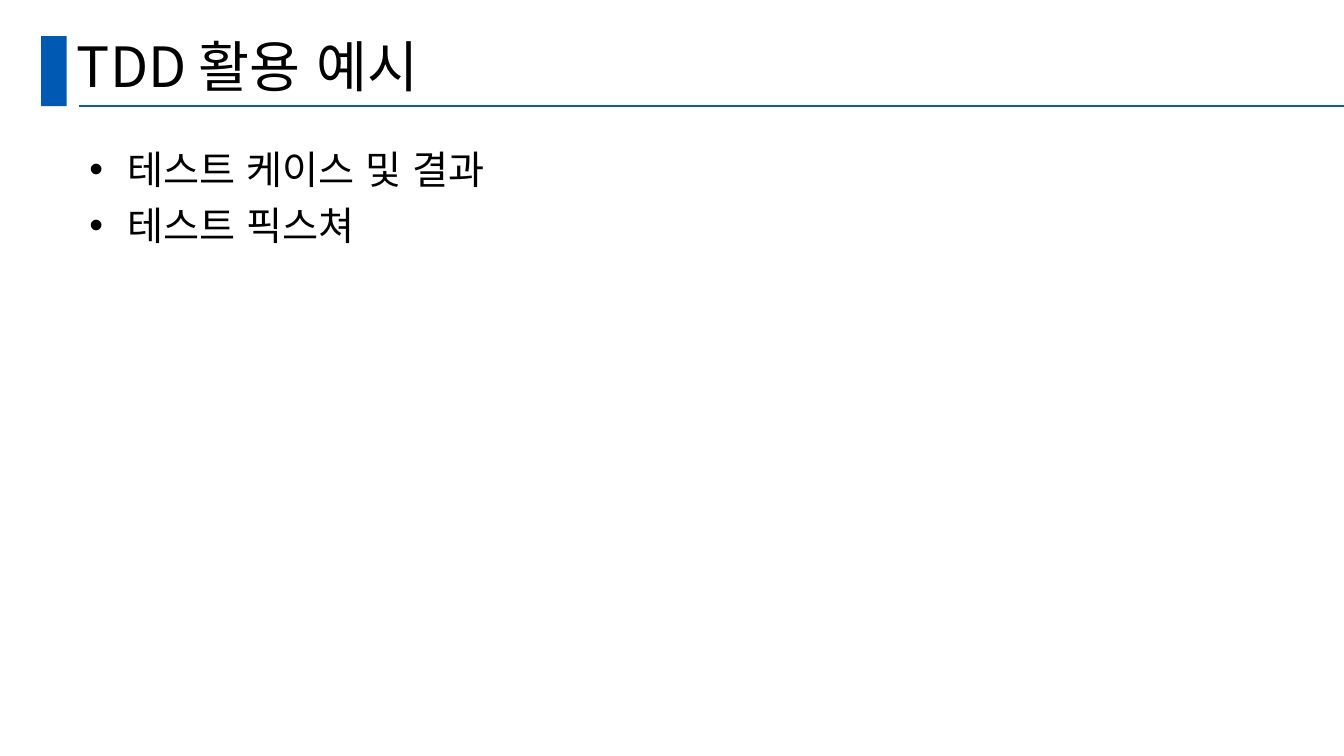
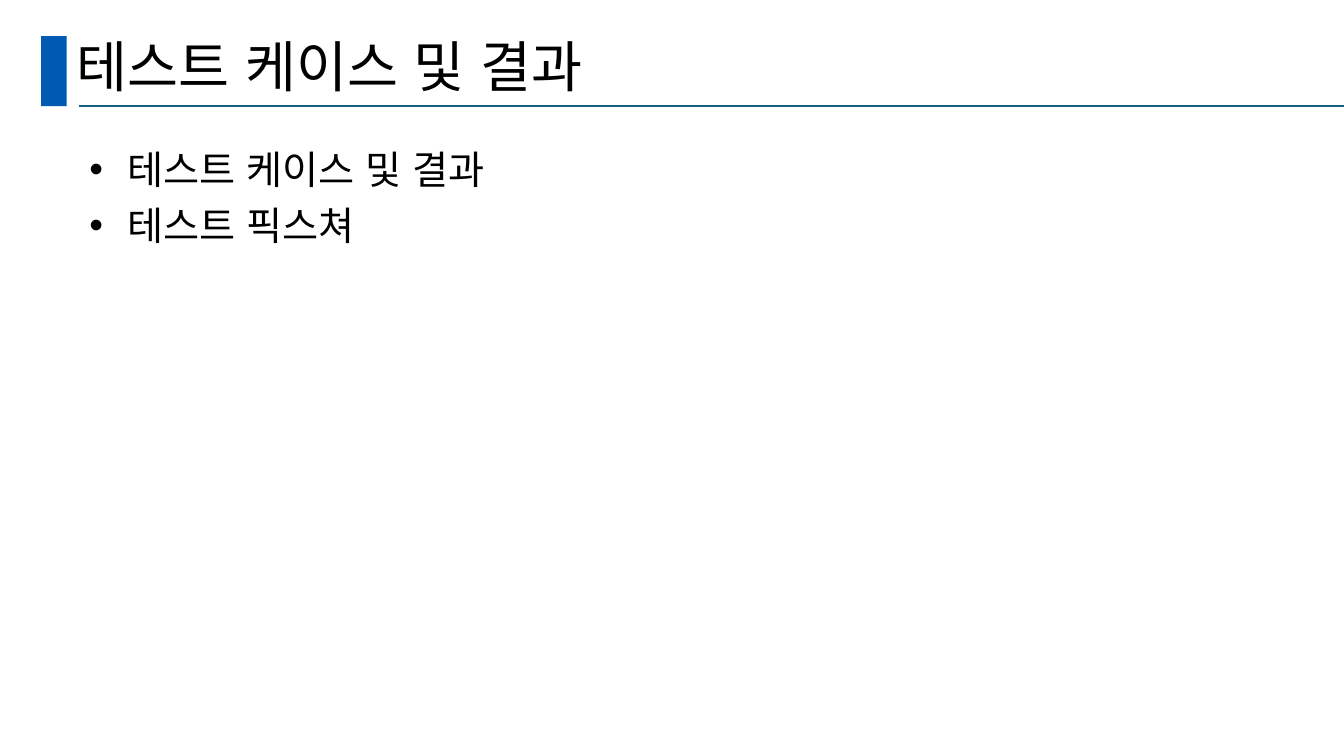
Before and after one commit to hy-ra-na/presentation_Americano, a slide deck: slide 8 of 발표양식.pptx (slide 5 before the commit). Drawn at 1344x756 pixels with LibreOffice and Linux fonts; fonts in the diff are those of the drawing. Boxes give left, top, right and bottom in pixels: in the first picture for what was removed or moved away, otherwise in the second. Text is boxed around its words. In the diff, an @@ line names an element or a change of style, - is before the commit and + after.

```diff
--- a/발표양식.pptx
+++ b/발표양식.pptx
@@ title at box(77, 41, 582, 92): text changed @@
-TDD 활용 예시
+테스트 케이스 및 결과
```
Also in this commit, not shown: 3 other slides changed, 9 slides added, 1 slide removed.
